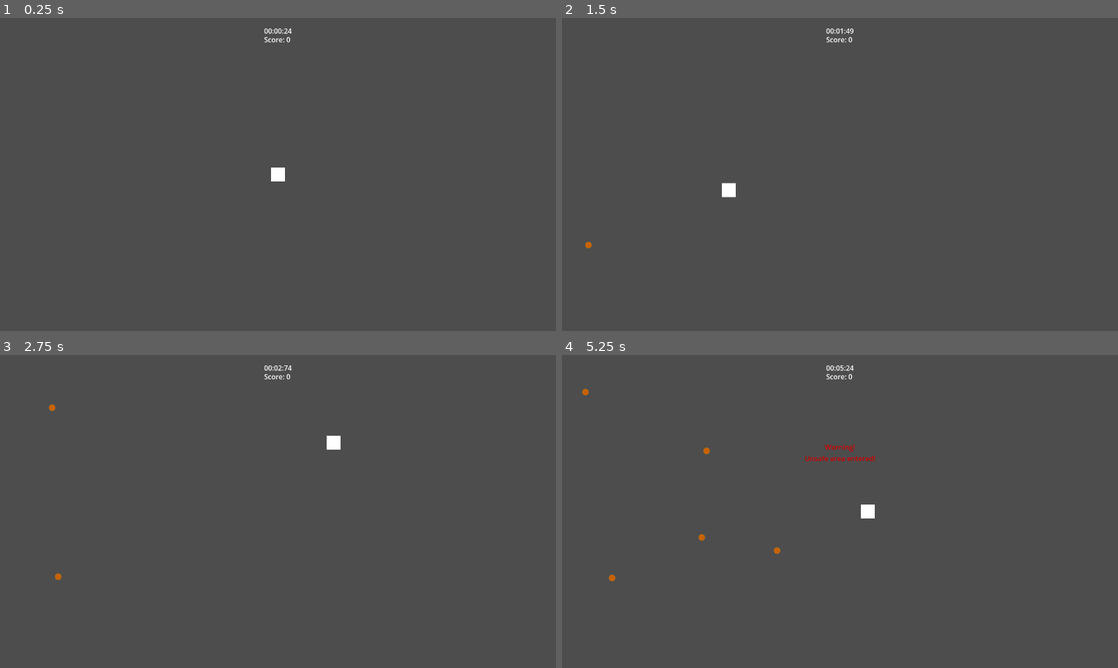
Above: before the commit, frames 1-4 (two rows, left to right).
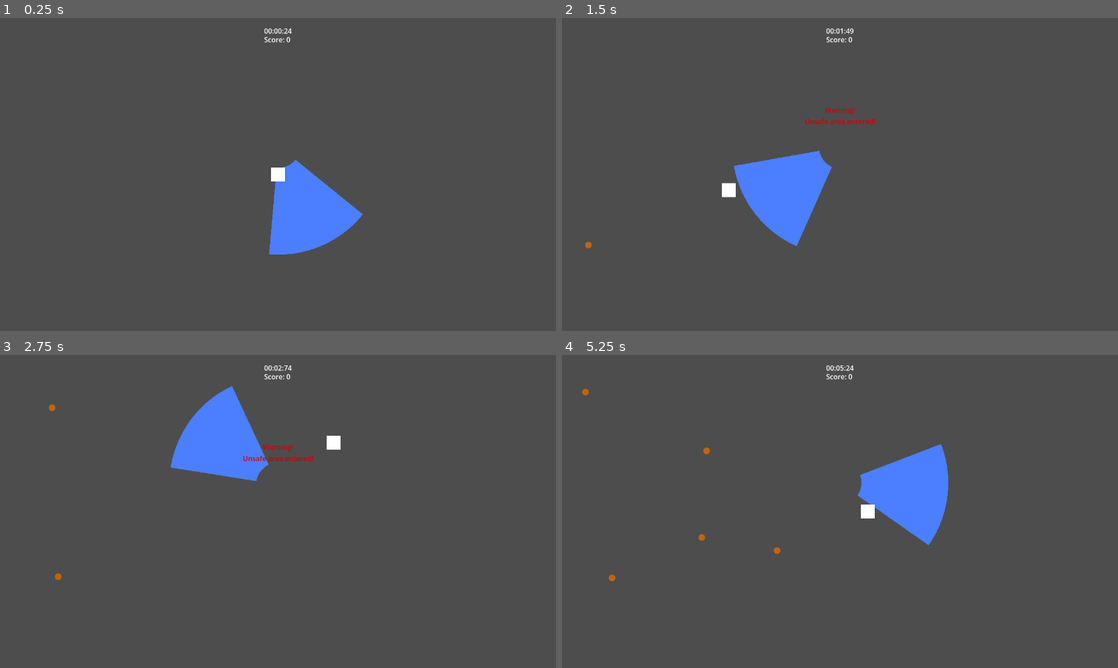
Above: after the commit, the same moments.

Repository: ArjanBroos/GMTK-2025
Game: Godot game, scene res://levels/kazu_test.tscn
The game is run twice, just before and just after one commit, with the same random seed, the same clock (stepped at 60 frames per second) and the same inputs. This scene is started directly instead of the project's main scene.
Inputs (mouse positions are in pixels of both pictures, inside the frame that each line leads up to):
- Up to frame 1 (0.25 s): no input
- Up to frame 2 (1.5 s): move the mouse to (962, 158) at 0.52 s; tap Space at 0.77 s; move the mouse to (728, 190) at 1.27 s
- Up to frame 3 (2.75 s): tap Space at 1.52 s; move the mouse to (333, 442) at 2.02 s
- Up to frame 4 (5.25 s): move the mouse to (812, 574) at 2.77 s; tap Space at 3.02, 3.77, 4.52 s; move the mouse to (1006, 558) at 3.52 s; move the mouse to (673, 464) at 4.27 s; move the mouse to (867, 511) at 5.02 s

The runs differ from the first frame. In frame 1, 3.1% of the frame differs, in the area x 48-66%, y 45-76%; in frame 2, 3.4%, in the area x 30-57%, y 28-73%; in frame 3, 3.3%; in frame 4, 3.4%.

Commit message:
Add visible shape for safespace
Of course the collision shape is not visible to the player, so we need to add a visible element

Diff:
--- a/levels/kazu_test.tscn
+++ b/levels/kazu_test.tscn
@@ -28,4 +28,4 @@
 
 [node name="Safespace" parent="." instance=ExtResource("3_sdsww")]
 position = Vector2(640, 296)
-rotation = 27.8211
+rotation = 182.631
--- a/safespace/safespace.gd
+++ b/safespace/safespace.gd
@@ -3,6 +3,7 @@
 class_name SafeSpace
 
 @onready var collision_shape: CollisionPolygon2D = $SafeArea/CollisionShape
+@onready var visible_shape: Polygon2D = $SafeArea/VisibleShape
 
 @export
 var rotation_speed: float = 100.0
@@ -16,8 +17,7 @@
 @export
 var pause_in_editor: bool = false
 
-func _calculate_collision_shape() -> void:
-	# reset the editor shape and start making something that actually looks like a pizza slice
+func _calculate_shape() -> Array[Vector2]:
 	var points: Array[Vector2] = []
 	var step = (2 * PI) / 90 # 4 degree steps
 
@@ -31,16 +31,25 @@
 		var vec = Vector2(cos(i * step) * inner_radius, sin(i * step) * inner_radius)
 		points.append(vec)
 
+	return points
+
+func _set_collision_shape(points: Array[Vector2]) -> void:
+	# reset the editor shape and start making something that actually looks like a pizza slice
 	collision_shape.polygon = points
 
+func _set_visible_shape(points: Array[Vector2]) -> void:
+	visible_shape.polygon = points
+
 func _ready() -> void:
-	_calculate_collision_shape()
+	var shape = _calculate_shape()
+	_set_collision_shape(shape)
+	_set_visible_shape(shape)
 
 func _process(delta: float) -> void:
 	if Engine.is_editor_hint():
 		# explicitly calculate the shape here because in-editor
 		# the _ready function is not called
-		_calculate_collision_shape()
+		_set_collision_shape(_calculate_shape())
 		queue_redraw()
 
 	if !Engine.is_editor_hint() || (Engine.is_editor_hint() && !pause_in_editor):
--- a/safespace/safespace.tscn
+++ b/safespace/safespace.tscn
@@ -9,7 +9,13 @@
 collision_mask = 2
 
 [node name="CollisionShape" type="CollisionPolygon2D" parent="SafeArea"]
+visible = false
 polygon = PackedVector2Array(0, 0, 0, -207, 26, -216, 57, -219, 89, -214, 116, -200, 141, -183, 153, -162)
+
+[node name="VisibleShape" type="Polygon2D" parent="SafeArea"]
+z_index = -1
+position = Vector2(0, -2)
+color = Color(0.294711, 0.499339, 1, 1)
 
 [connection signal="area_entered" from="SafeArea" to="." method="_on_area_2d_area_entered"]
 [connection signal="area_exited" from="SafeArea" to="." method="_on_safe_area_area_exited"]
